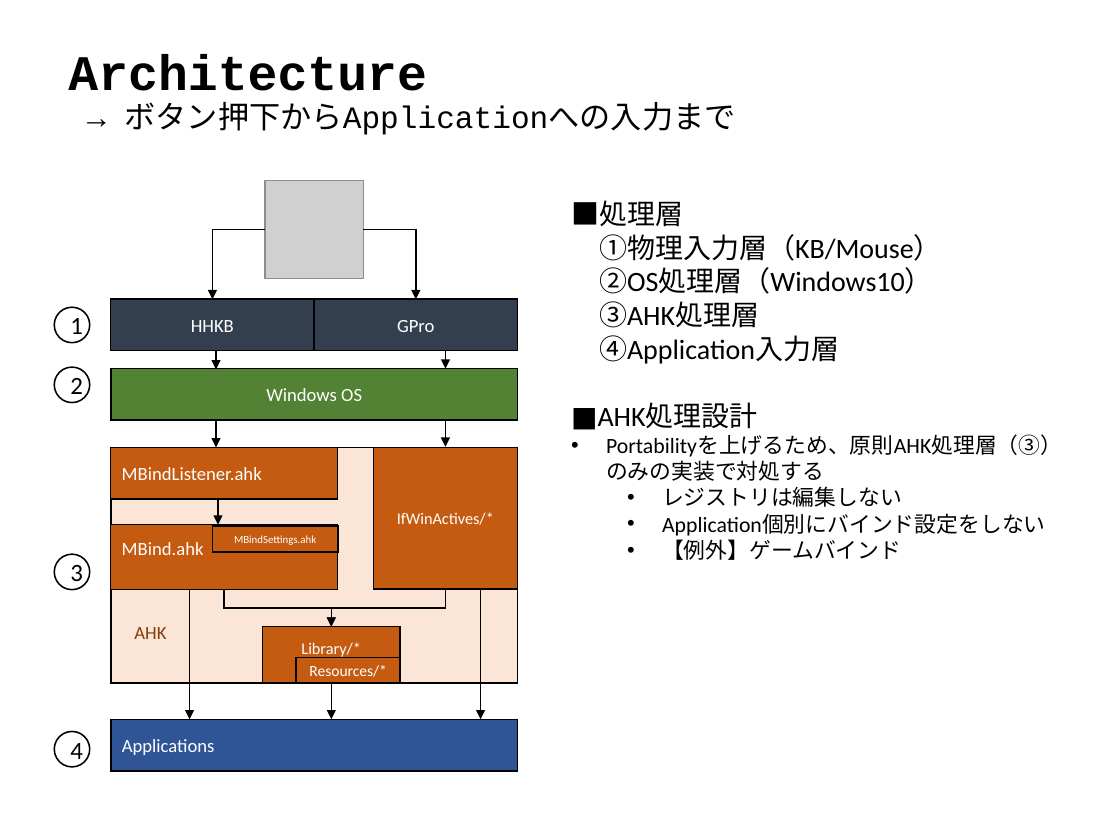
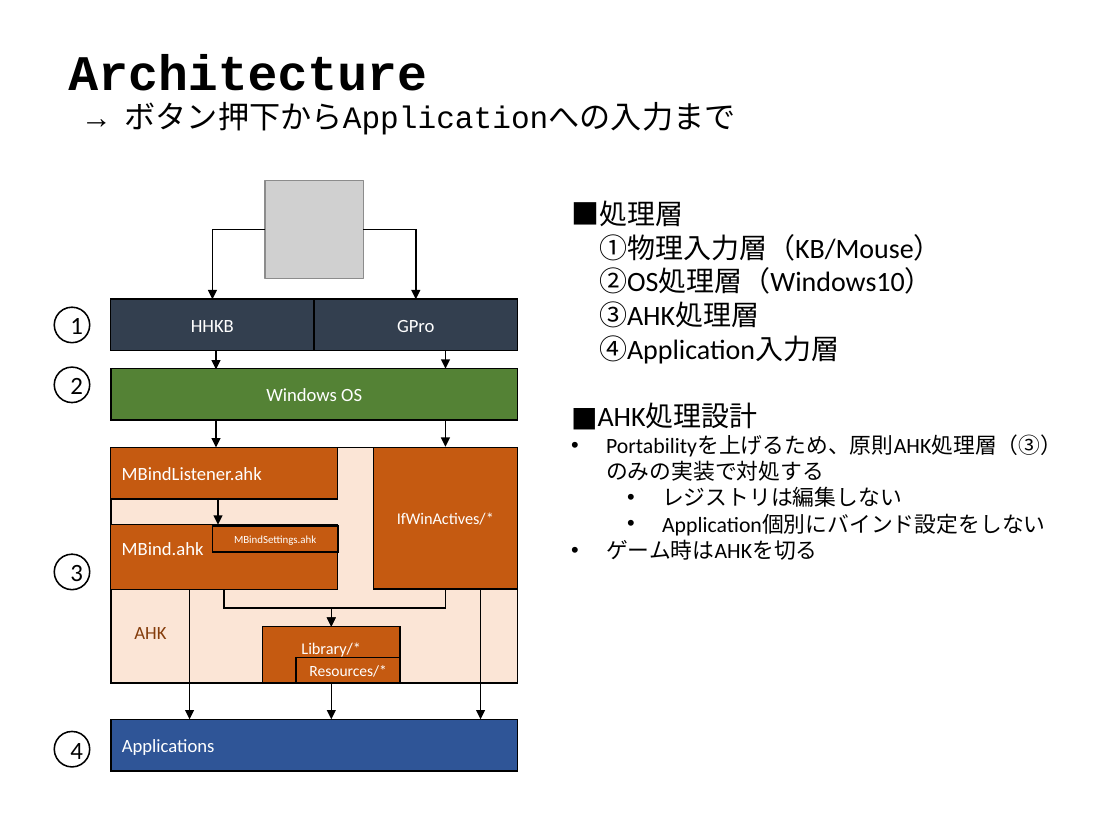
Before and after one commit to ittooo66/myAHK, a slide deck: slide 12 of MANUAL.pptx. Drawn at 1120x840 pixels with LibreOffice and Linux fonts; fonts in the diff are those of the drawing; grey boxes stand for pictures. Boxes give left, top, right and bottom in pixels: in the first picture for what was removed or moved away, otherwise in the second. Text is boxed around its words. In the diff, an @@ line names an element or a change of style, - is before the commit and + after.

```diff
--- a/MANUAL.pptx
+++ b/MANUAL.pptx
@@ text at (x1=606, y1=539, x2=818, y2=560): text changed @@
-  • 【例外】ゲームバインド
+• ゲーム時はAHKを切る
```
Also in this commit, not shown: 6 other slides changed.
